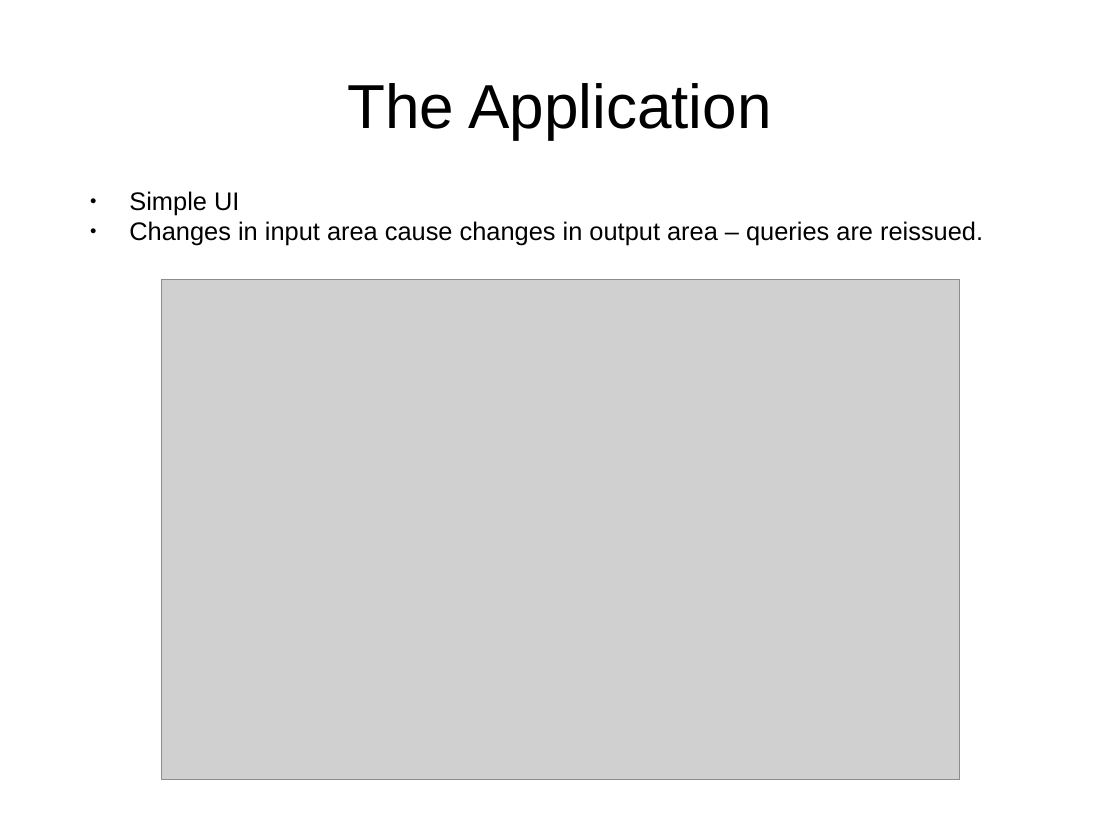
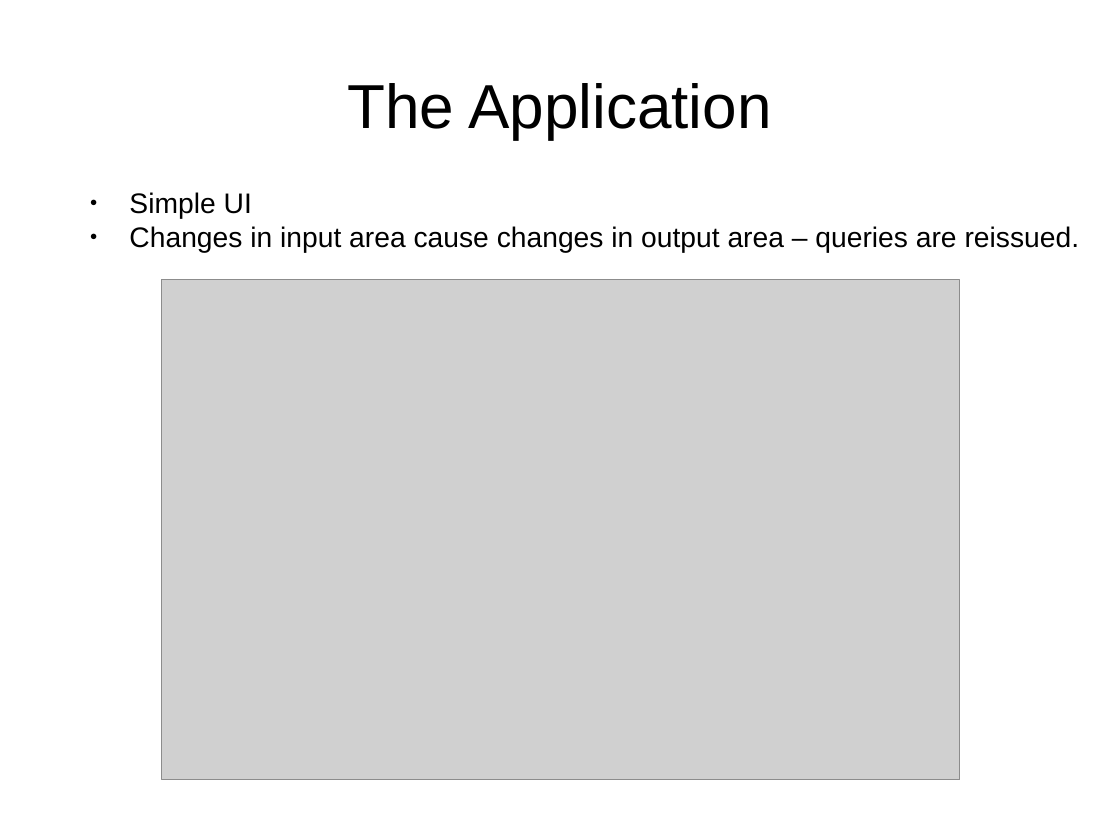
Before and after one commit to Koulio/take, a slide deck: slide 4 of RuleML2007_challenge/presentation/challenge.odp. Drawn at 1120x840 pixels with LibreOffice and Linux fonts; fonts in the diff are those of the drawing; grey boxes stand for pictures. Boxes give left, top, right and bottom in pixels: in the first picture for what was removed or moved away, otherwise in the second. Text is boxed around its words. In the diff, an @@ line names an element or a change of style, - is before the commit and + after.

```diff
--- a/RuleML2007_challenge/presentation/challenge.odp
+++ b/RuleML2007_challenge/presentation/challenge.odp
@@ text "Simple UI" at (129,192,1080,253): size 18 to 20 pt @@
```
Also in this commit, not shown: 10 other slides changed, 1 other file.
